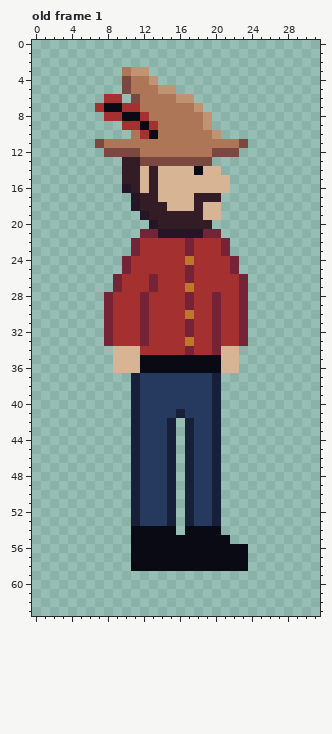
Pixel-art file, stored at Assets/player_sprite.aseprite. The first picture shows the starting point.
32x64 pixels, 7 frames. Shown: old frame 1. The commit also changed other frames, which this record leaves out.
The same view after the edit:
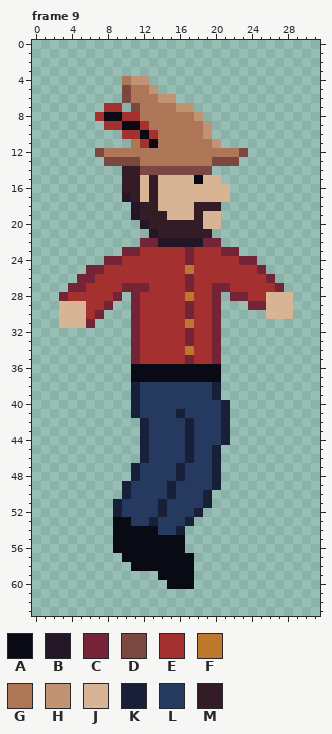
Palette (. is transparent): A #090a14  B #241527  C #752438  D #7a4841  E #a53030  F #be772b  G #ad7757  H #c09473  J #d7b594  K #172038  L #253a5e  M #341c27
A new or re-ordered frame is compared with the old frame closest to it.
The author wrote: All player animation finished
From old to new:
frames 7 -> 10
--- frame 9 is new; against old frame 1, layer "Layer 1"
@@ x 0..31 @@
  2 ................................
- 3 ..........GHH...................
- 4 ..........DGGH..................
- 5 ..........DGGGHH................
- 6 ........EE.DGGGGHH..............
- 7 .......EAAEEGGGGGGH.............
- 8 ........EEAAEGGGGGGH............
- 9 ..........EEAEGGGGGH............
-10 ...........GEAGGGGGGH...........
-11 .......DGGGGGGGGGGGGGGGD........
-12 ........DDDDGGGGGGGGDDD.........
-13 ..........MMDDDDDDDD............
-14 ..........MMJMJJJJAJJ...........
-15 ..........MMJMJJJJJJJJ..........
-16 ..........BMJMJJJJJJJJ..........
-17 ...........BMMJJJJMMM...........
-18 ...........BMMMJJJMJJ...........
-19 ............BMMMMMMJJ...........
-20 .............BMMMMMM............
-21 ............CCBBBBBCC...........
-22 ...........CEEEEECEEEC..........
-23 ...........CEEEEECEEEC..........
-24 ..........CEEEEEEFEEEEC.........
-25 ..........CEEEEEECEEEEC.........
-26 .........CEEECEEECEEEEEC........
-27 .........CEEECEEEFEEEEEC........
-28 ........CEEECEEEECEECEEC........
-29 ........CEEECEEEECEECEEC........
-30 ........CEEECEEEEFEECEEC........
-31 ........CEEECEEEECEECEEC........
-32 ........CEEECEEEECEECEEC........
-33 ........CEEECEEEEFEECEEC........
-34 .........JJJEEEEECEECJJ.........
-35 .........JJJAAAAAAAAAJJ.........
-36 .........JJJAAAAAAAAAJJ.........
-37 ...........KLLLLLLLLK...........
+ 3 ................................
+ 4 ..........GHH...................
+ 5 ..........DGGH..................
+ 6 ..........DGGGHH................
+ 7 ........EE.DGGGGHH..............
+ 8 .......EAAEEGGGGGGH.............
+ 9 ........EEAAEGGGGGGH............
+10 ..........EEAEGGGGGH............
+11 ...........GEAGGGGGGH...........
+12 .......DGGGGGGGGGGGGGGGD........
+13 ........DDDDGGGGGGGGDDD.........
+14 ..........MMDDDDDDDD............
+15 ..........MMJMJJJJAJJ...........
+16 ..........MMJMJJJJJJJJ..........
+17 ..........BMJMJJJJJJJJ..........
+18 ...........BMMJJJJMMM...........
+19 ...........BMMMJJJMJJ...........
+20 ............BMMMMMMJJ...........
+21 .............BMMMMMM............
+22 ............CCBBBBBCC...........
+23 ..........CCEEEEECEEECC.........
+24 ........CCEEEEEEECEEEEECC.......
+25 ......CCEEEEEEEEEFEEEEEEEC......
+26 .....CCEEEEEEEEEECEEEEEEEEC.....
+27 ....CCEEEECCCEEEECEECCEEEEEC....
+28 ...CEEEEEC.CEEEEEFEEC.CCEEJJJ...
+29 ...JJJEEC..CEEEEECEEC...CCJJJ...
+30 ...JJJEC...CEEEEECEEC.....JJJ...
+31 ...JJJC....CEEEEEFEEC...........
+32 ...........CEEEEECEEC...........
+33 ...........CEEEEECEEC...........
+34 ...........CEEEEEFEEC...........
+35 ...........CEEEEECEEC...........
+36 ...........AAAAAAAAAA...........
+37 ...........AAAAAAAAAA...........
 38 ...........KLLLLLLLLK...........
 39 ...........KLLLLLLLLK...........
-40 ...........KLLLLLLLLK...........
-41 ...........KLLLLKLLLK...........
-42 ...........KLLLK.KLLK...........
-43 ...........KLLLK.KLLK...........
-44 ...........KLLLK.KLLK...........
-45 ...........KLLLK.KLLK...........
-46 ...........KLLLK.KLLK...........
-47 ...........KLLLK.KLLK...........
-48 ...........KLLLK.KLLK...........
-49 ...........KLLLK.KLLK...........
-50 ...........KLLLK.KLLK...........
-51 ...........KLLLK.KLLK...........
-52 ...........KLLLK.KLLK...........
-53 ...........KLLLK.KLLK...........
-54 ...........AAAAA.AAAA...........
-55 ...........AAAAAAAAAAA..........
-56 ...........AAAAAAAAAAAAA........
-57 ...........AAAAAAAAAAAAA........
-58 ...........AAAAAAAAAAAAA........
-59 ................................
-60 ................................
+40 ...........KLLLLLLLLLK..........
+41 ...........KLLLLKLLLLK..........
+42 ............KLLLLKLLLK..........
+43 ............KLLLLKLLLK..........
+44 ............KLLLLKLLLK..........
+45 ............KLLLLKLLK...........
+46 ............KLLLLKLLK...........
+47 ...........KLLLLKLLLK...........
+48 ...........KLLLLKLLLK...........
+49 ..........KLLLLKLLLLK...........
+50 ..........KLLLLKLLLK............
+51 .........KLLLLKLLLLK............
+52 .........KLLLLKLLLK.............
+53 .........AALLKLLLK..............
+54 .........AAAAALLK...............
+55 .........AAAAAAAA...............
+56 .........AAAAAAAA...............
+57 ..........AAAAAAAA..............
+58 ...........AAAAAAA..............
+59 ..............AAAA..............
+60 ...............AAA..............
 61 ................................
Pixel boxes of the changes (left, top, right, bottom) in both pictures:
changed: (59, 67, 293, 589)
